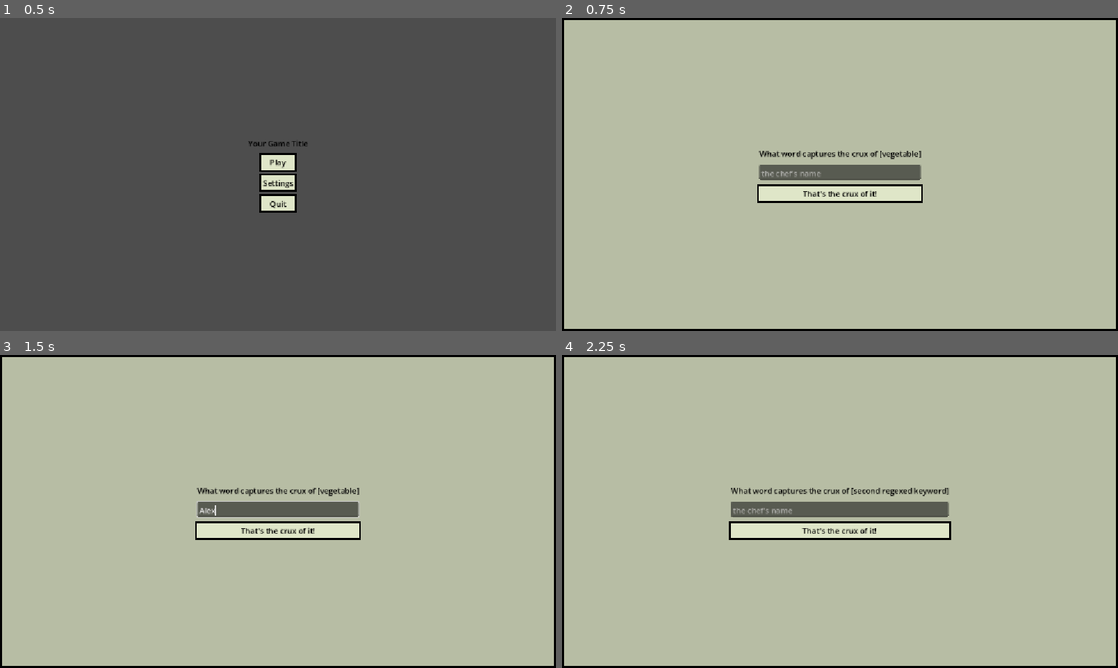
Above: before the commit, frames 1-4 (two rows, left to right).
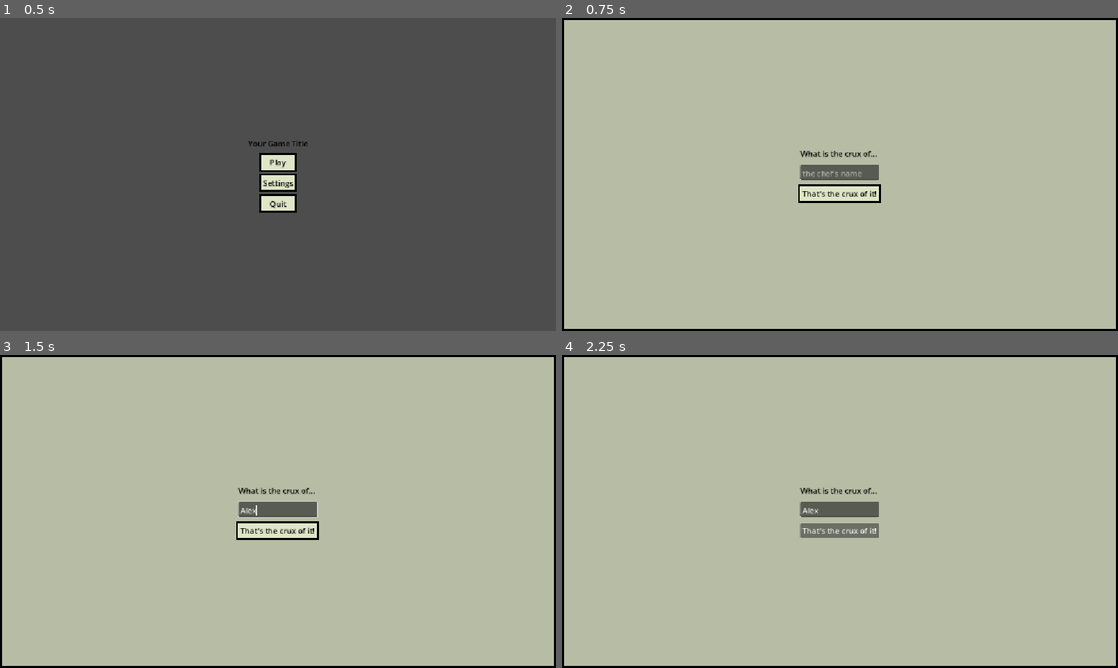
Above: after the commit, the same moments.

Repository: Lochi-dot-JPEG/crux
Game: Godot game, scene res://ui/title/title.tscn
The game is run twice, just before and just after one commit, with the same random seed, the same clock (stepped at 60 frames per second) and the same inputs.
Inputs (mouse positions are in pixels of both pictures, inside the frame that each line leads up to):
- Up to frame 1 (0.5 s): no input
- Up to frame 2 (0.75 s): click "Play" at 0.5 s
- Up to frame 3 (1.5 s): click (278, 508) at 1.27 s; type "Alex" at 1.35 s
- Up to frame 4 (2.25 s): click "That's the crux of it!" at 2 s

Frame 1 is identical in both runs. In frame 2, 2.2% of the frame differs, in the area x 35-65%, y 42-60%; in frame 3, 2.3%; in frame 4, 4.1%, in the area x 30-70%, y 42-60%.
Error after the commit: Parse Error: A function must either have a ":" followed by a body, or be marked as "@abstract". (res://ui/dialogue/dialogue.gd:70)

Commit message:
dialogue line

Diff:
--- a/project.godot
+++ b/project.godot
@@ -28,6 +28,10 @@
 [dotnet]
 
 project/assembly_name="crux"
+
+[editor_plugins]
+
+enabled=PackedStringArray("res://addons/csv-data-importer/plugin.cfg")
 
 [gui]
 
--- /dev/null
+++ b/ui/dialogue/dialogue-line.gd
@@ -0,0 +1,17 @@
+class_name DialogueLine
+extends Resource
+
+@export var character : Globals.Character
+@export var line : String
+@export var animation : String
+
+static func _load_dialogue(name) -> Array[DialogueLine]:
+	var loaded_csv = load("dialogue/" + name + ".csv")
+	var lines : Array[DialogueLine] = []
+	for line in loaded_csv:
+		var instance = DialogueLine.new()
+		#instance.name = line[0]
+		instance.line = line[2]
+		lines.append(instance)
+
+	return [instance]
--- a/ui/dialogue/dialogue.gd
+++ b/ui/dialogue/dialogue.gd
@@ -67,6 +67,9 @@
 	return "Their name" # TODO
 
 
+func _load_dialogue() -> String
+
+
 func _on_text_edit_text_changed() -> void:
 	if text_edit.text.find("\n") != -1:
 		text_edit.text = text_edit.text.replace("\n", "")
Not shown, added: ui/dialogue/dialogue-line.gd.uid
Not shown, changed: README.md
